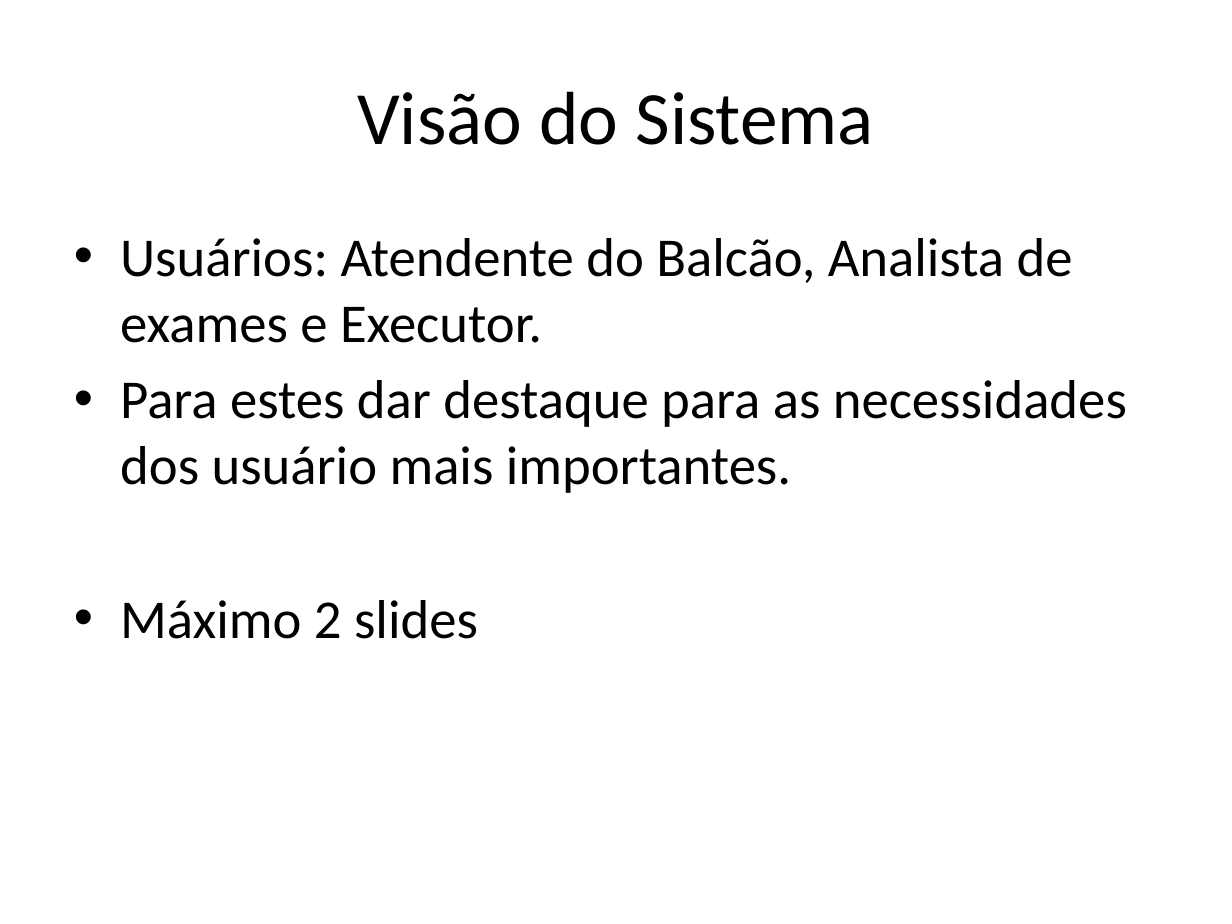
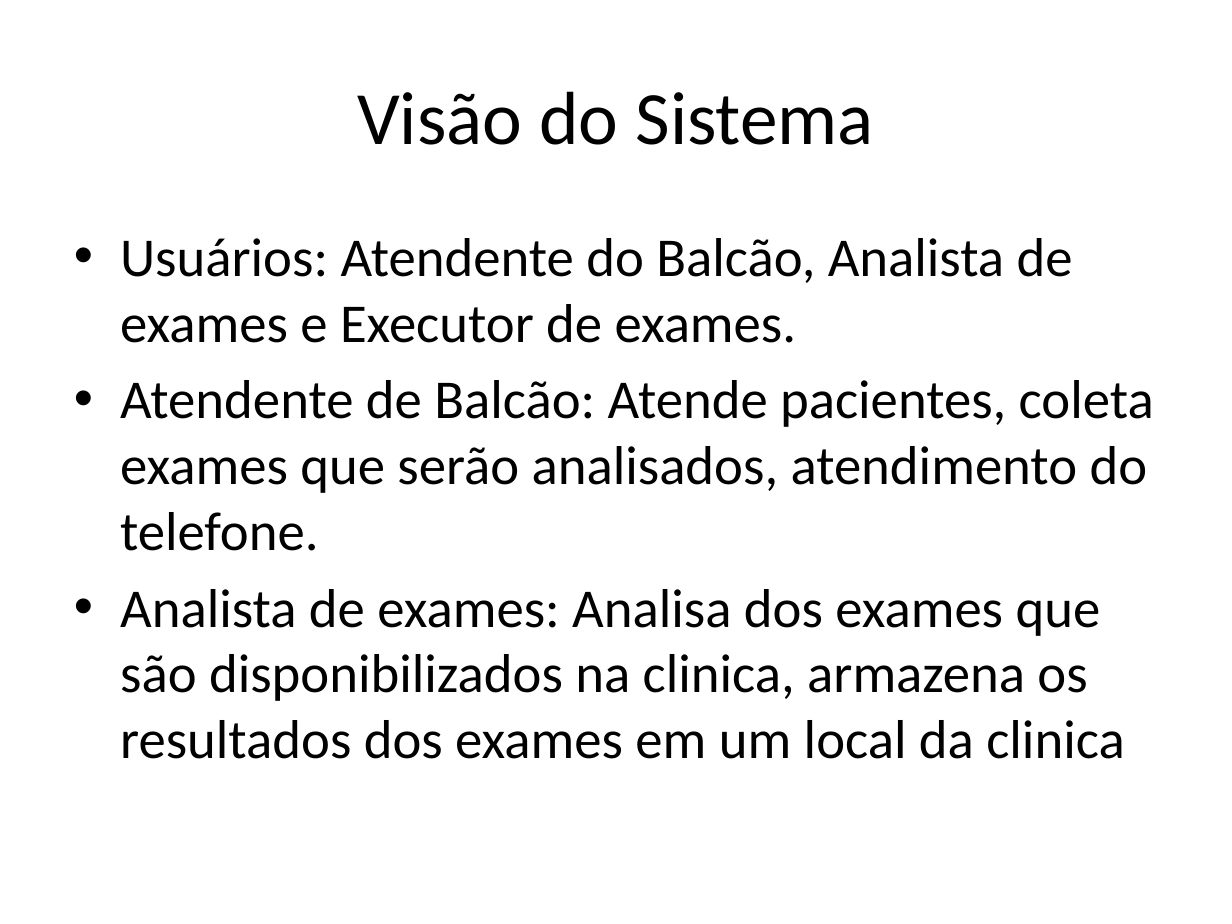
Before and after one commit to kokmz/TCCHUE, a slide deck: slide 4 of documentacao/G4_Apresentacao2sem2014_Final.pptx. Drawn at 1232x924 pixels with LibreOffice and Linux fonts; fonts in the diff are those of the drawing; background and template pictures are left out. Boxes give left, top, right and bottom in pixels: in the first picture for what was removed or moved away, otherwise in the second. Text is boxed around its words. In the diff, an @@ line names an element or a change of style, - is before the commit and + after.

Commit message:
Correção da apresentação: Visão do sistema

```diff
--- a/documentacao/G4_Apresentacao2sem2014_Final.pptx
+++ b/documentacao/G4_Apresentacao2sem2014_Final.pptx
@@ text at (x1=120, y1=238, x2=1154, y2=759): text changed @@
-• Usuários: Atendente do Balcão, Analista de exames e Executor.
-• Para estes dar destaque para as necessidades dos usuário mais importantes.
-• Máximo 2 slides
+• Usuários: Atendente do Balcão, Analista de exames e Executor de exames.
+• Atendente de Balcão: Atende pacientes, coleta exames que serão analisados, atendimento do telefone.
+• Analista de exames: Analisa dos exames que são disponibilizados na clinica, armazena os resultados dos exames em um local da clinica
```
Also in this commit, not shown: 1 other slide changed.
